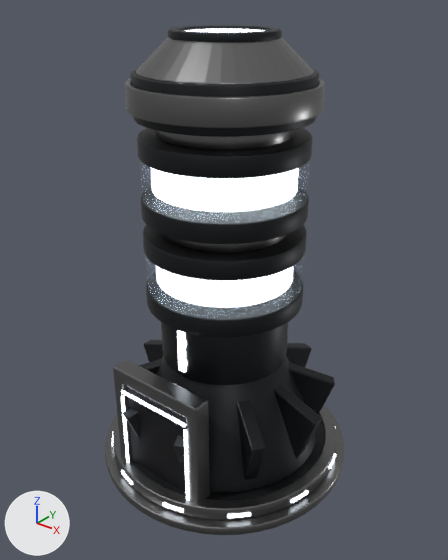
An edit to the glTF model assets/kit/Cannon_T2.glb, drawn before and after from the same camera.
Camera for both pictures: a camera (50 mm lens) standing at (4.54, -5.7, 6.25) and looking at (0.04, -0.06, 2.76). The axes (+X, +Y, +Z) are drawn at lower left. The lights are the same throughout. The first picture is the older version. Vertices at exactly the same position are counted once.

Names of what the first picture shows: 'Cannon_T2'.
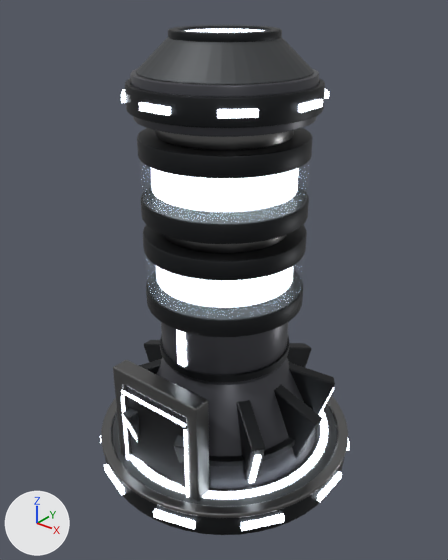
The change in detail:
Material 'OS_Plate' (mat_os_plate) is new.
Its base color is (0.085, 0.09, 0.095) (dark grey #525557).
Its metallic is 0.75.
Its roughness is 0.55.
Material 'OS_Shell' (mat_os_shell) is new.
Its base color is (0.075, 0.077, 0.09) (dark grey #4d4e55).
Its metallic is 0.55.
Its roughness is 0.36.
me_cannon_t2 is used by ob_cannon_t2; location (0.0, 0.0, 0.0).
me_cannon_t2 had 7251 vertices, 14306 faces and spanned x -1.75..1.75, y -1.75..1.75, z 0.06..5.76.
me_cannon_t2 now has 6996 vertices, 13716 faces and spans x -1.79..1.79, y -1.79..1.79, z 0.06..5.76.
me_cannon_t2 part 1: a new loose piece, a 48-sided cylinder along z spanning x -1.65..1.65, y -1.65..1.65, z 0.38..0.41, in mat_os_plate (dark grey #525557).
me_cannon_t2 part 2: a new loose piece, a 32-sided cylinder along z spanning x -0.88..0.88, y -0.88..0.88, z 1.73..1.83, in mat_os_dark (dark grey #2c2e30).
me_cannon_t2 part 3: a new loose piece, a box spanning x 1.74..1.79, y -0.275..0.275, z 0.19..0.29, in mat_os_light (white #d4dde5, glowing white #edf6ff).
me_cannon_t2 part 4: a new loose piece, a box spanning x -0.06..0.06, y -0.885..-0.835, z 1.86..2.36, in mat_os_light (white #d4dde5, glowing white #edf6ff).
me_cannon_t2 part 5: a new loose piece, a box spanning x 1.11..1.16, y -0.2..0.2, z 5.03..5.11, in mat_os_light (white #d4dde5, glowing white #edf6ff).
me_cannon_t2 part 6: a new loose piece, a box spanning x -0.2..0.2, y -1.16..-1.11, z 5.03..5.11, in mat_os_light (white #d4dde5, glowing white #edf6ff).
me_cannon_t2 part 7: the loose piece of 576 vertices spanning x -1.62..1.62, y -1.62..1.62, z 0.18..0.36 is rebuilt with 576 vertices and now spans x -1.78..1.78, y -1.78..1.78, z 0.38..0.44.
me_cannon_t2 part 8: the loose piece of 288 vertices spanning x -1.6..1.6, y -1.6..1.6, z 0.18..0.34 is rebuilt with 192 vertices and now spans x -1.5..1.5, y -1.5..1.5, z 0.41..0.44, in mat_os_light (white #d4dde5, glowing white #edf6ff).
me_cannon_t2 part 9: 13 loose pieces with 698 vertices, spanning x -1.62..1.62, y -1.62..1.62, z 0.23..2.36, are deleted.
me_cannon_t2 part 10: 144 vertices moved from x -1.75..1.75, y -1.75..1.75, z 0.16..0.18 to x -1.75..1.75, y -1.75..1.75, z 0.38..0.4; 5 vertices removed from x -0.56..0.54, y -1.42, z 0.17..1.54; 296 vertices added at x -1.61..1.61, y -1.79..1.79, z 0.19..1.09.
me_cannon_t2 part 11: 8 vertices added at x 0.64..0.96, y 0.64..0.96, z 5.03..5.11.
me_cannon_t2 part 12: 8 vertices added at x -0.96..-0.64, y -0.96..-0.64, z 5.03..5.11.
me_cannon_t2 part 13: 8 vertices added at x 0.64..0.96, y -0.96..-0.64, z 5.03..5.11.
me_cannon_t2 part 14: 1218 faces spanning x -1.34..1.34, y -1.34..1.34, z 0.36..5.32 switch from mat_os_dark (dark grey #2c2e30) to mat_os_shell (dark grey #4d4e55).
me_cannon_t2 part 15: 1532 faces spanning x -1.75..1.75, y -1.75..1.75, z 0.06..5.22 switch from mat_os_steel (grey #7c7c7c) to mat_os_dark (dark grey #2c2e30).
me_cannon_t2 part 16: 428 faces spanning x -0.99..0.99, y -0.99..0.99, z 5.32..5.68 switch from mat_os_steel (grey #7c7c7c) to mat_os_plate (dark grey #525557).
Other edits to the shape of me_cannon_t2 do not show in these pictures.

Location of each change, (x1, y1, x2, y2) in pixels of the pictures (448 x 560 px):
'Cannon_T2', reshaped: before (105, 25, 345, 535); after (100, 25, 350, 535)
part 1 of me_cannon_t2, added: after (112, 403, 338, 506)
part 2 of me_cannon_t2, added: after (160, 335, 289, 383)
part 3 of me_cannon_t2, added: after (317, 471, 342, 502)
part 4 of me_cannon_t2, added: after (176, 329, 186, 367)
part 5 of me_cannon_t2, added: after (298, 99, 323, 113)
part 6 of me_cannon_t2, added: after (139, 102, 171, 116)
part 7 of me_cannon_t2, rebuilt (11% wider, 7% taller): before (113, 405, 336, 520); after (101, 395, 348, 518)
part 8 of me_cannon_t2, rebuilt: before (133, 414, 324, 500); after (129, 411, 328, 500)
part 9 of me_cannon_t2, deleted: before (112, 330, 336, 518)
part 10 of me_cannon_t2, built on: before (105, 407, 345, 535); after (100, 387, 350, 535)
part 11 of me_cannon_t2, added: after (324, 89, 329, 99)
part 12 of me_cannon_t2, added: after (121, 89, 126, 103)
part 13 of me_cannon_t2, added: after (217, 108, 259, 119)
part 14 of me_cannon_t2, recoloured: (130, 69, 319, 489) in both
part 15 of me_cannon_t2, recoloured: (105, 78, 343, 535) in both
part 16 of me_cannon_t2, recoloured: (136, 38, 314, 84) in both
